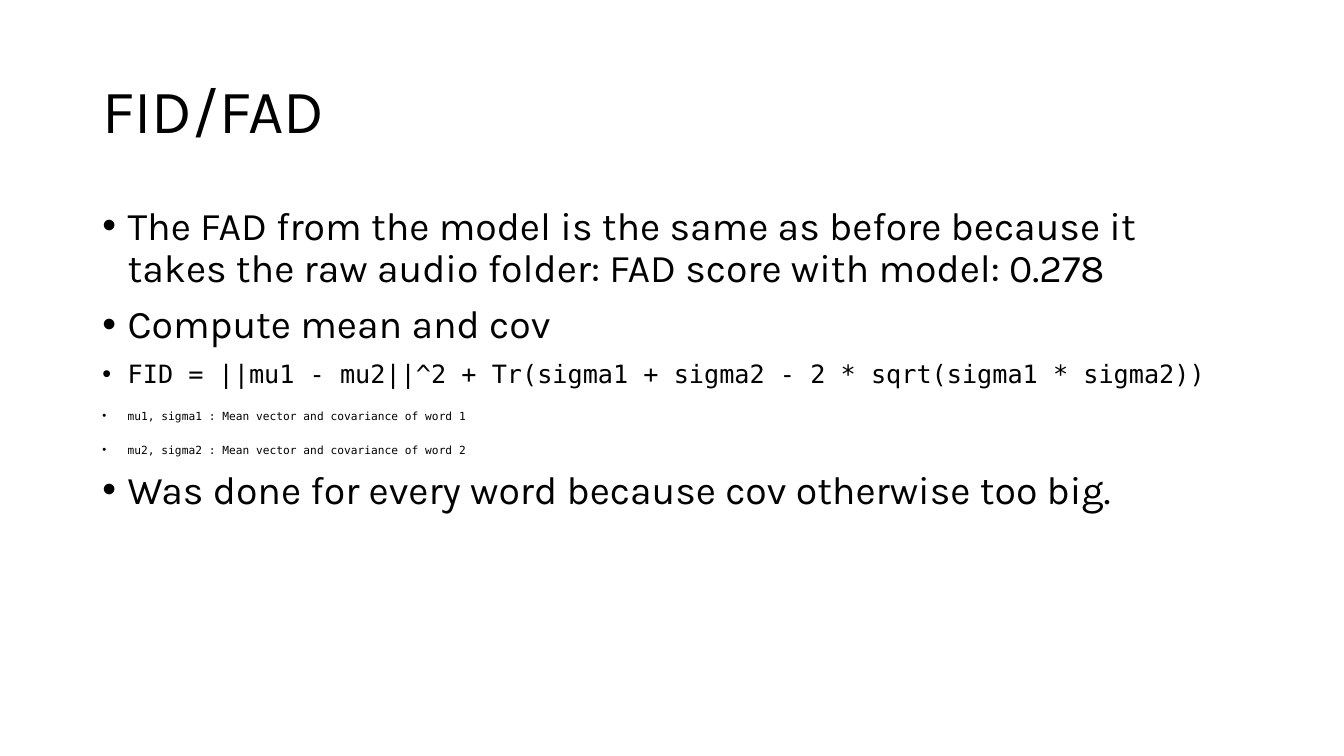
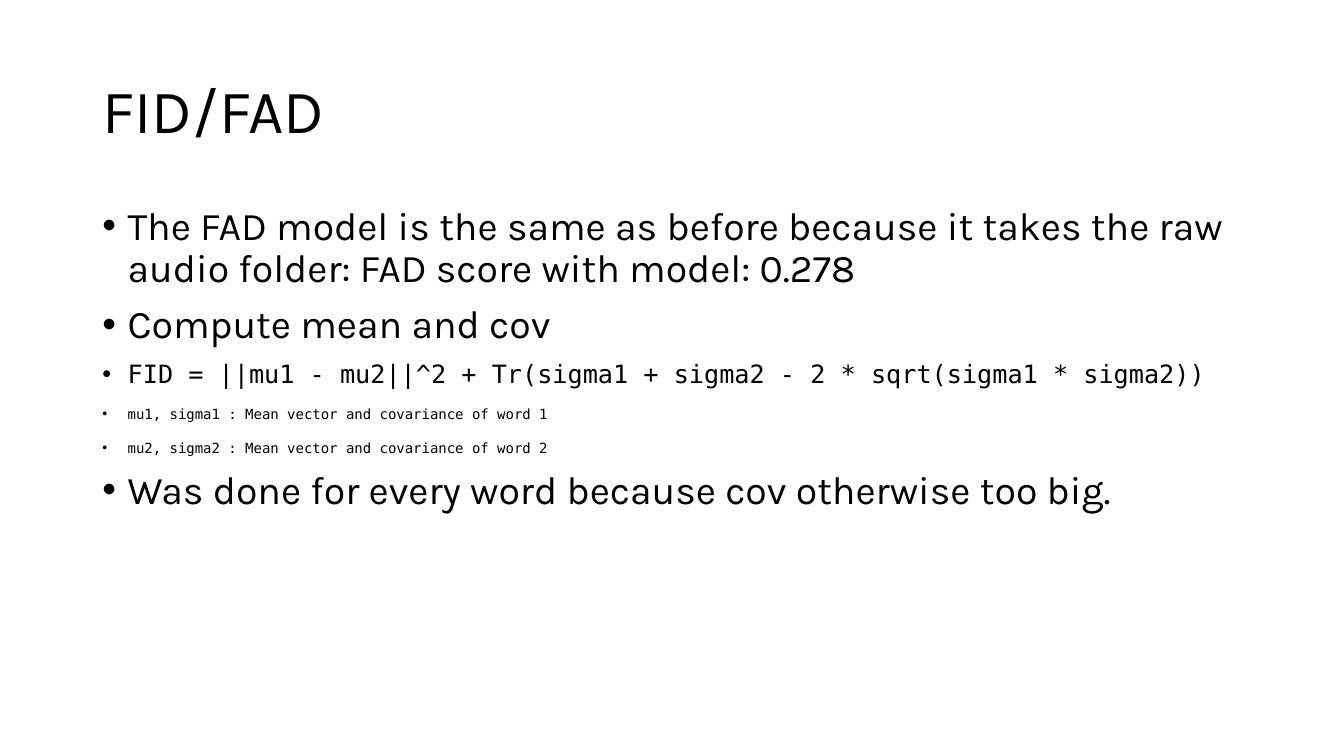
Before and after one commit to Steckdose007/Masterthesis, a slide deck: slide 12 of Interim report 2.pptx (slide 11 before the commit). Drawn at 1344x756 pixels with LibreOffice and Linux fonts; fonts in the diff are those of the drawing. Boxes give left, top, right and bottom in pixels: in the first picture for what was removed or moved away, otherwise in the second. Text is boxed around its words. In the diff, an @@ line names an element or a change of style, - is before the commit and + after.

```diff
--- a/Interim report 2.pptx
+++ b/Interim report 2.pptx
@@ text at [128,213,1223,283]: text changed @@
-• The FAD from the model is the same as before because it takes the raw audio folder: FAD score with model: 0.278
+• The FAD model is the same as before because it takes the raw audio folder: FAD score with model: 0.278
@@ text at [128,408,547,456]: size 8 to 10 pt in "mu1, sigma1 : Mean vector and covariance ...", "mu2, sigma2 : Mean vector and covariance ..." @@
```
Also in this commit, not shown: 8 other slides changed, 3 slides added, 2 other files.
